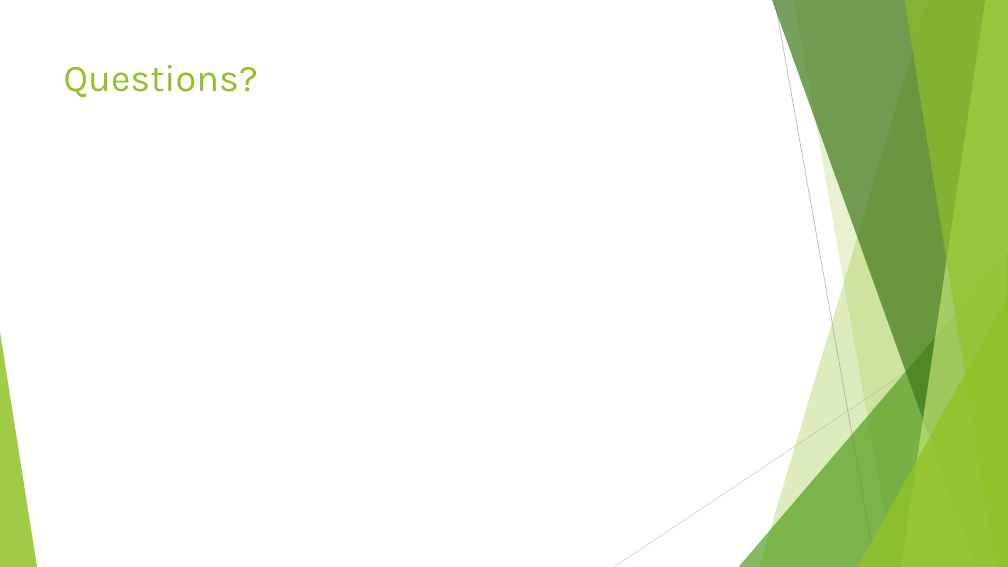
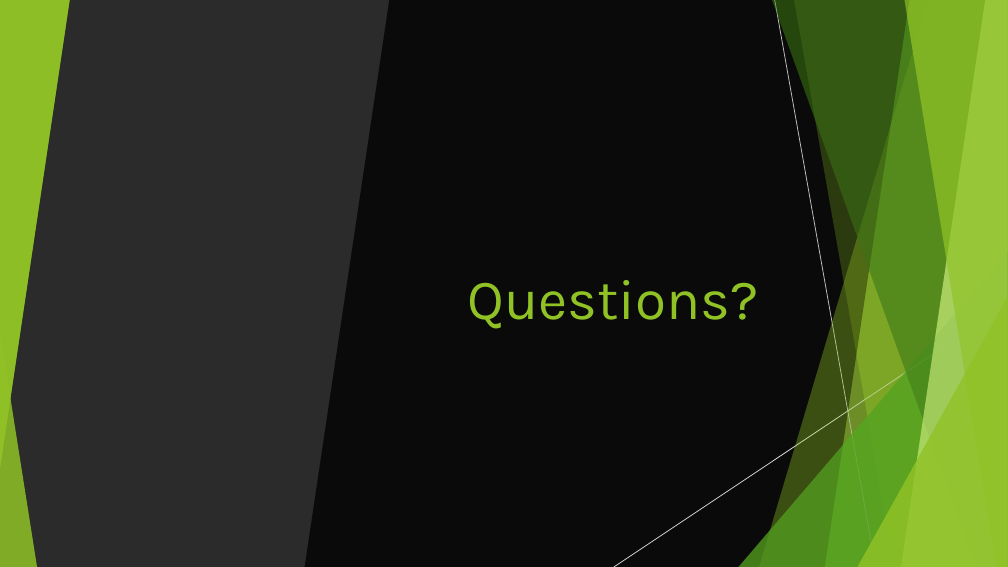
Before and after one commit to dorndorfronk/Capstone2, a slide deck: slide 8 of Predicting Hotel Cancellation.pptx (slide 9 before the commit). Drawn at 1008x567 pixels with LibreOffice and Linux fonts; fonts in the diff are those of the drawing; background and template pictures are left out; a plain dark background stands for a picture behind light text. Boxes give left, top, right and bottom in pixels: in the first picture for what was removed or moved away, otherwise in the second. Text is boxed around its words. In the diff, an @@ line names an element or a change of style, - is before the commit and + after.

Commit message:
Modified final presentation with additional bullet points and improved overall formatting to be more consistent. Added PDF of presentation.

```diff
--- a/Predicting Hotel Cancellation.pptx
+++ b/Predicting Hotel Cancellation.pptx
@@ background #FFFFFF to picture (left out) @@
@@ group added at (0, 0, 1008, 567): 5 freeform shapes, 3 triangles @@
@@ triangle added at (0, 0, 70, 469), fill #90C226 at 85% opacity @@
@@ parallelogram added at (305, 0, 910, 567), fill #000000 at 75% opacity @@
@@ freeform shape added at (759, 0, 1008, 567), fill #90C226 at 30% opacity @@
@@ freeform shape added at (772, 0, 1008, 567), fill #3F7819 at 47% opacity @@
@@ line removed from (775, 0) to (876, 567) @@
@@ line added from (775, 0) to (876, 567), #BFBFBF 0.75 pt @@
@@ freeform shape added at (794, 0, 1008, 567), fill #90C226 at 20% opacity @@
@@ freeform shape added at (901, 0, 1008, 567), fill #C0E474 at 70% opacity @@
@@ freeform shape added at (904, 0, 1008, 567), fill #90C226 at 65% opacity @@
@@ title "Questions?": place and size @@
-title "Questions?" at (64, 65, 258, 98)
+title "Questions?" at (468, 280, 759, 329)
@@ title "Questions?" at (468, 280, 759, 329): size 36 to 54 pt; alignment left to right; vertical alignment top to bottom @@
@@ triangle added at (739, 252, 1008, 567), fill #54A021 at 72% opacity @@
@@ triangle added at (858, 297, 1008, 567), fill #90C226 at 80% opacity @@
@@ line removed from (1008, 305) to (614, 567) @@
@@ line added from (1008, 305) to (614, 567), #D9D9D9 0.75 pt @@
```
Also in this commit, not shown: 7 other slides changed, 1 slide removed, 2 other files.
